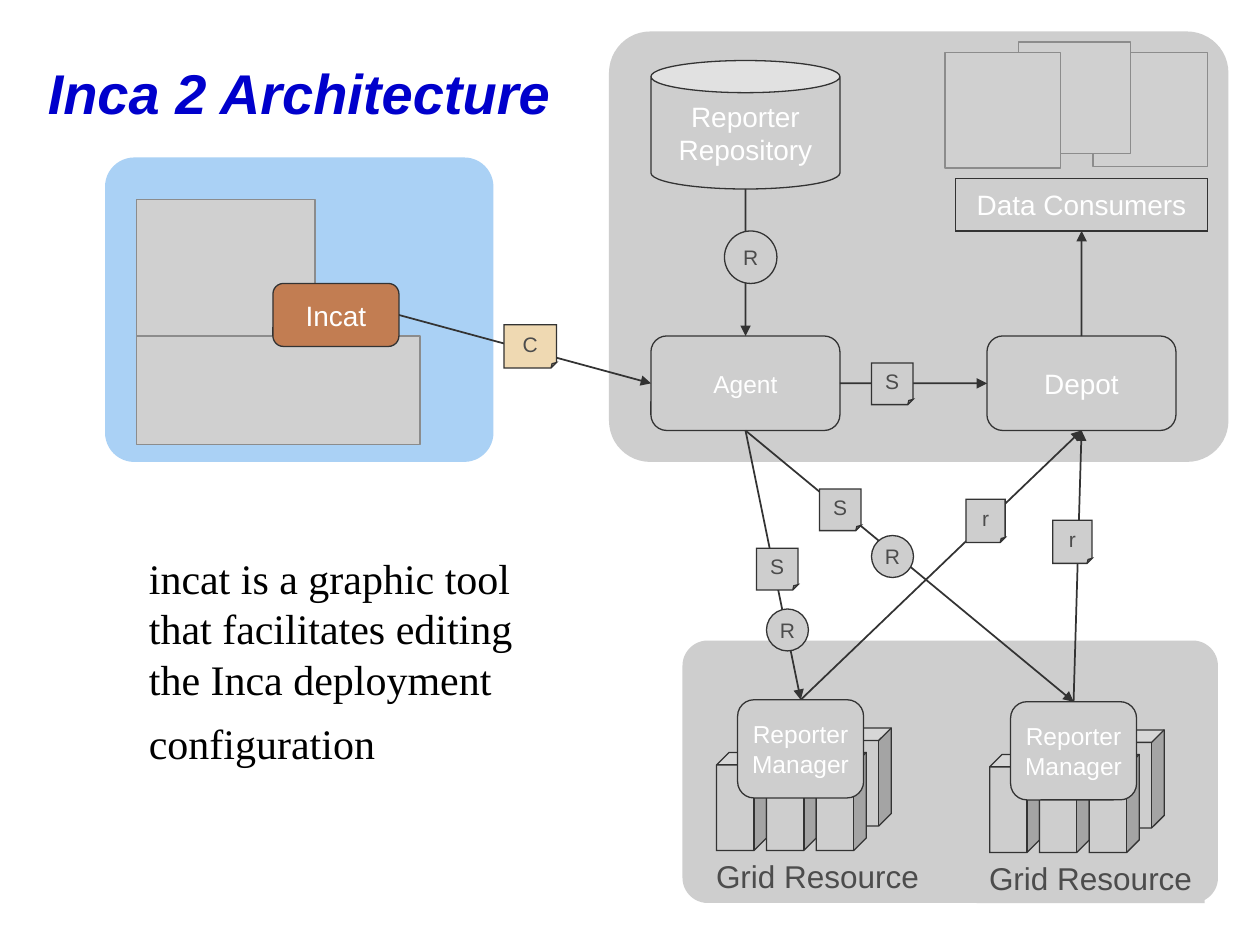
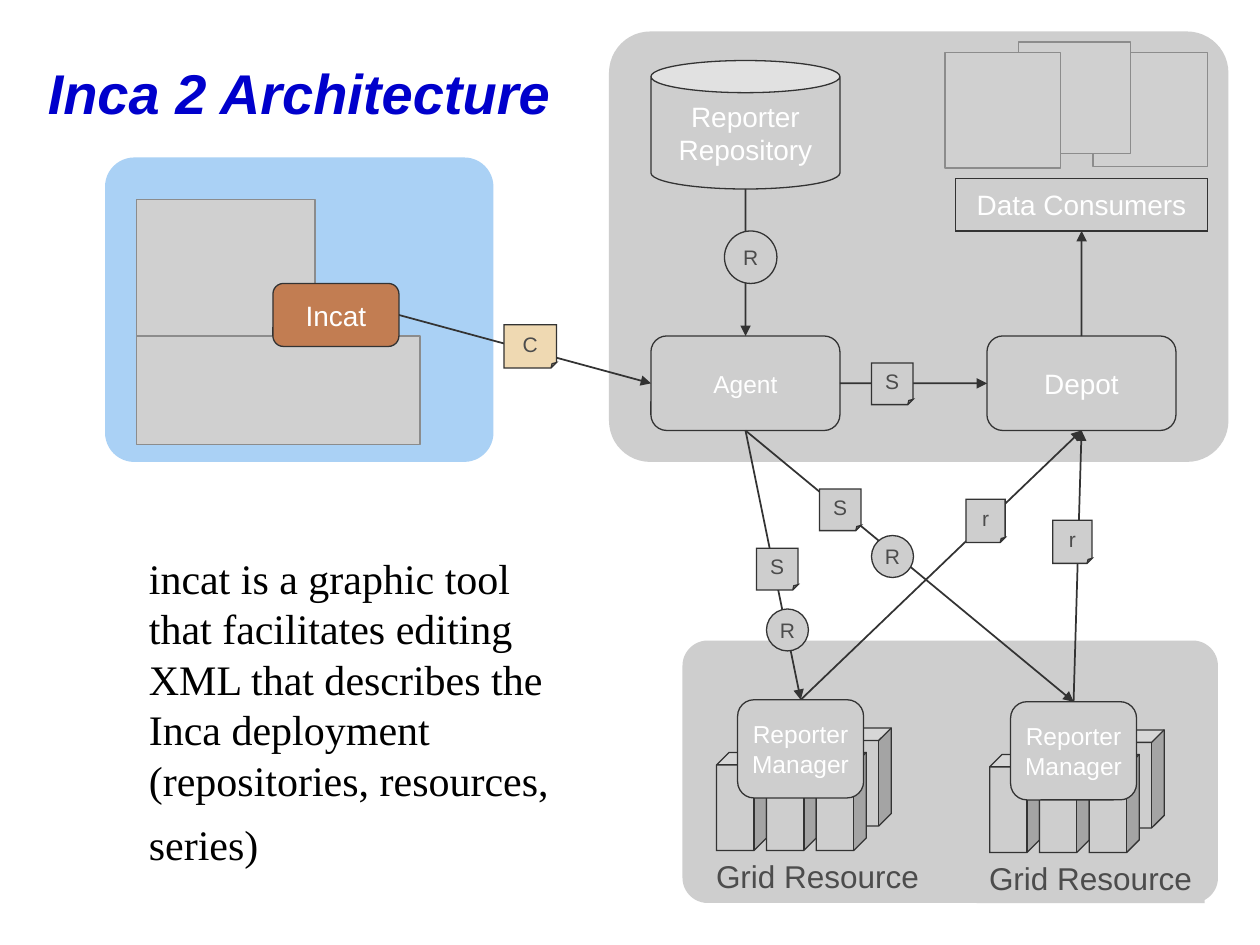
Before and after one commit to IncaProject/inca-xsede, a slide deck: slide 2 of talks/2008workshop/incat.ppt. Drawn at 1260x945 pixels with LibreOffice and Linux fonts; fonts in the diff are those of the drawing; grey boxes stand for pictures. Boxes give left, top, right and bottom in pixels: in the first picture for what was removed or moved away, otherwise in the second. Text is boxed around its words. In the diff, an @@ line names an element or a change of style, - is before the commit and + after.

Commit message:
Update.

```diff
--- a/talks/2008workshop/incat.ppt
+++ b/talks/2008workshop/incat.ppt
@@ text at [149, 565, 549, 869]: text changed @@
-incat is a graphic tool that facilitates editing the Inca deployment configuration
+incat is a graphic tool that facilitates editing XML that describes the Inca deployment (repositories, resources, series)
```
Also in this commit, not shown: 4 other slides changed.
